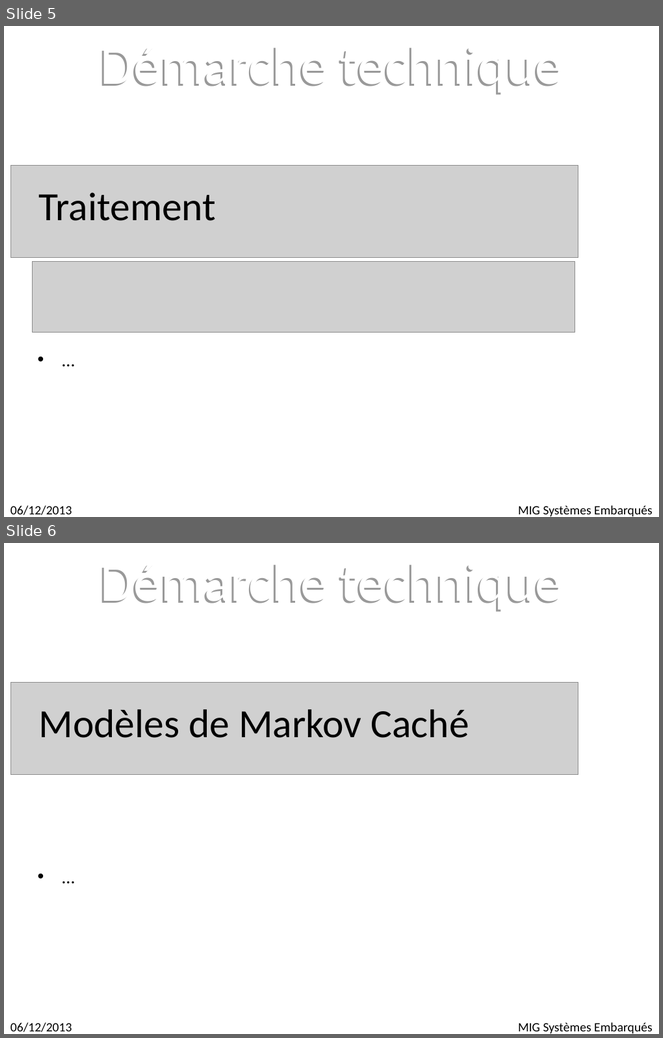
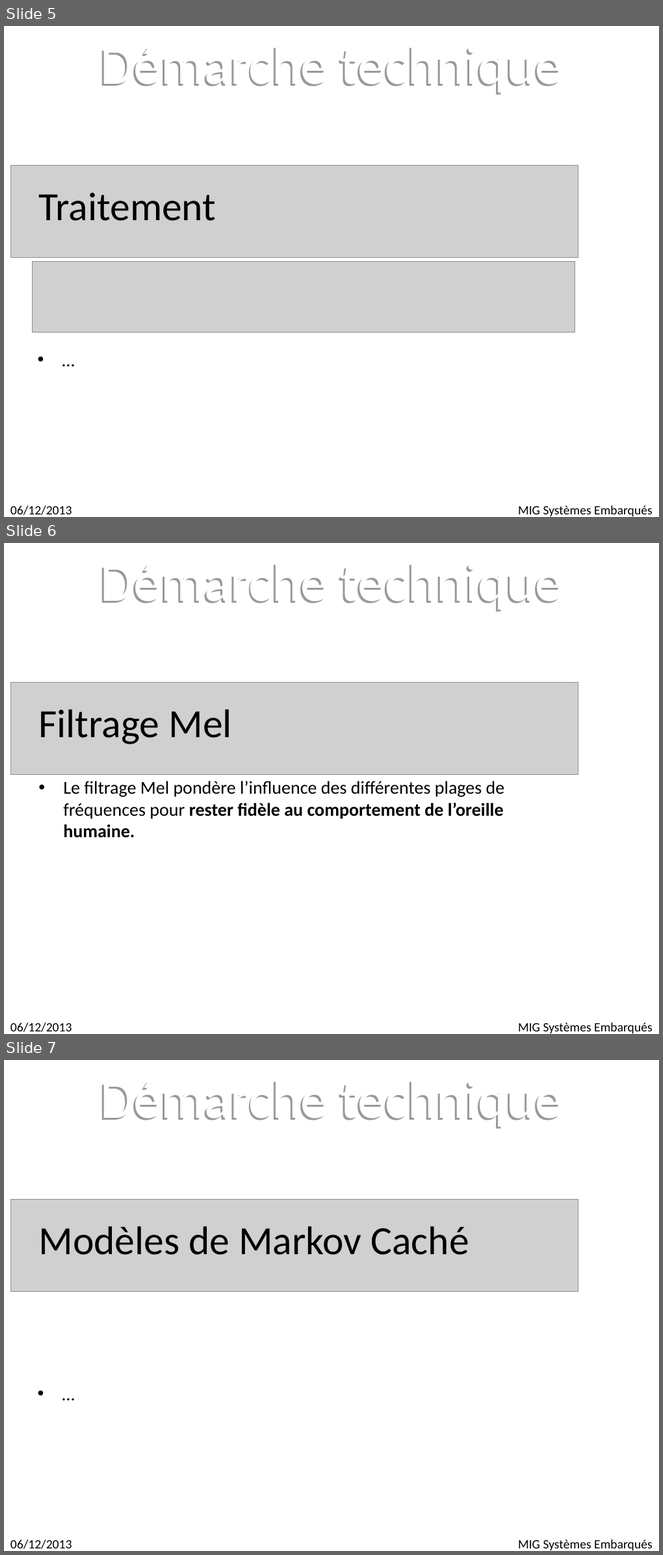
Before and after one commit to giliam/mig2013, a slide deck: Rapport/PowerPoint MIG SE 2013.ppt. Shown one above the other, each under a label of ours: slides 5 and 6 before the commit, slides 5, 6 and 7 after it. The pictures are 663x1038 and 663x1555 pixels, drawn with LibreOffice and Linux fonts; fonts in the diff are those of the drawing; grey boxes stand for pictures; background and template pictures are left out. Boxes give left, top, right and bottom in pixels: in the first picture for what was removed or moved away, otherwise in the second. Text is boxed around its words. In the diff, an @@ line names an element or a change of style, - is before the commit and + after.

Commit message:
Description Mel dans le powerpoint
il faudrait peut être ajouter un schema pour expliquer le fonctionnement
de l'échelle Mel ?

```diff
--- a/Rapport/PowerPoint MIG SE 2013.ppt
+++ b/Rapport/PowerPoint MIG SE 2013.ppt
@@ slide 6 added at (x1=4, y1=543, x2=659, y2=1034), background picture (left out) @@
@@ text added at (x1=100, y1=565, x2=562, y2=612), 60 pt, text #FFFFFF @@
+Démarche technique
@@ picture added at (x1=10, y1=683, x2=579, y2=775) @@
@@ text added at (x1=38, y1=709, x2=232, y2=745), 44 pt, text #000000 @@
+Filtrage Mel
@@ text added at (x1=63, y1=781, x2=505, y2=838), 20 pt, text #000000 @@
+• Le filtrage Mel pondère l’influence des différentes plages de fréquences pour rester fidèle au comportement de l’oreille humaine.
@@ text added at (x1=10, y1=1023, x2=72, y2=1032), 14 pt, text #000000 @@
+06/12/2013
@@ text added at (x1=518, y1=1023, x2=653, y2=1034), 14 pt, text #000000 @@
+MIG Systèmes Embarqués
@@ what was slide 6 is now slide 7 @@
```
